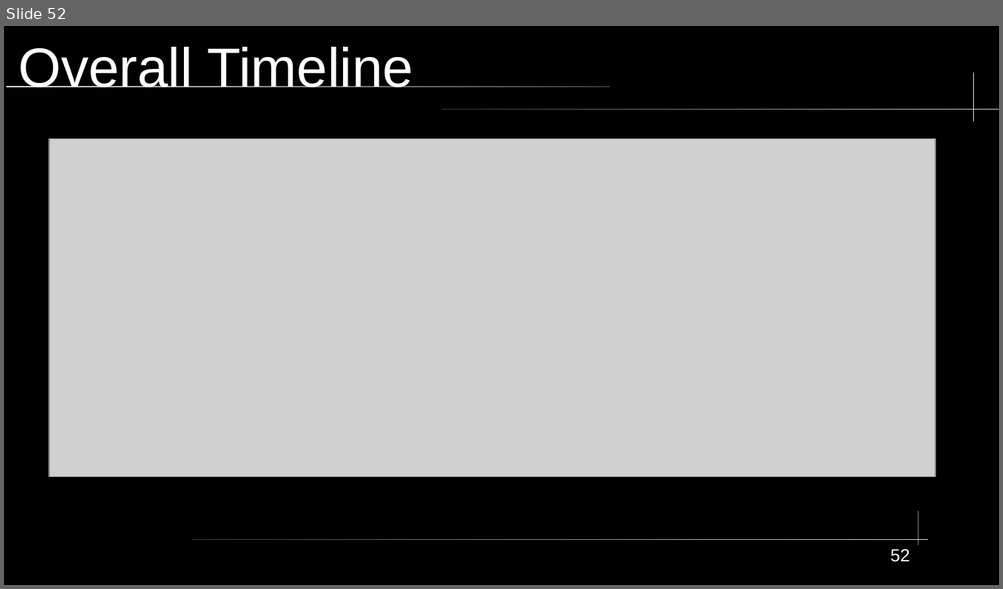
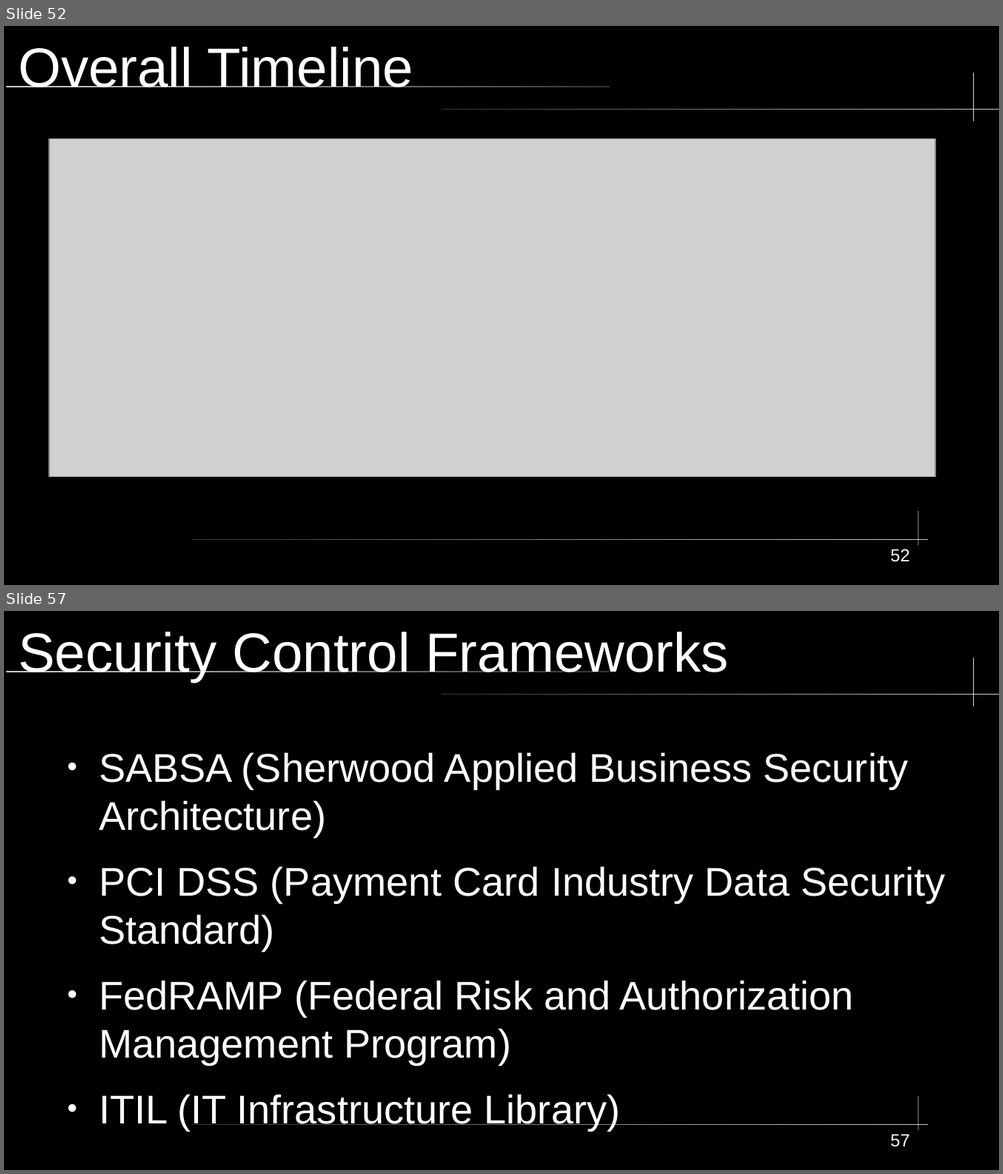
Before and after one commit to City-Colleges-of-Chicago-Cybersecurity/COMPSFI-214, a slide deck: 2026/Spring/powerpoints/Chapter-01-Security-Governance-Through-Principles-and-Policies.odp. Shown one above the other, each under a label of ours: slide 52 before the commit, slides 52 and 57 after it; the slides between them are not shown. The pictures are 1003x589 and 1003x1174 pixels, drawn with LibreOffice and Linux fonts; fonts in the diff are those of the drawing; grey boxes stand for pictures. Boxes give left, top, right and bottom in pixels: in the first picture for what was removed or moved away, otherwise in the second. Text is boxed around its words. In the diff, an @@ line names an element or a change of style, - is before the commit and + after.

```diff
--- a/2026/Spring/powerpoints/Chapter-01-Security-Governance-Through-Principles-and-Policies.odp
+++ b/2026/Spring/powerpoints/Chapter-01-Security-Governance-Through-Principles-and-Policies.odp
@@ slide 57 added at [4,611,999,1170], background #000000; not listed: 5 template elements that a slide beside it also shows @@
@@ title added at [18,632,728,682], 44 pt, text #FFFFFF @@
+Security Control Frameworks
@@ text added at [99,752,945,1130], 32 pt, text #FFFFFF @@
+● SABSA (Sherwood Applied Business Security Architecture)
+● PCI DSS (Payment Card Industry Data Security Standard)
+● FedRAMP (Federal Risk and Authorization Management Program)
+● ITIL (IT Infrastructure Library)
@@ page number added at [890,1134,909,1147], 14 pt, text #FFFFFF @@
+57
```
Also in this commit, not shown: 6 other slides added, 1 slide removed.
